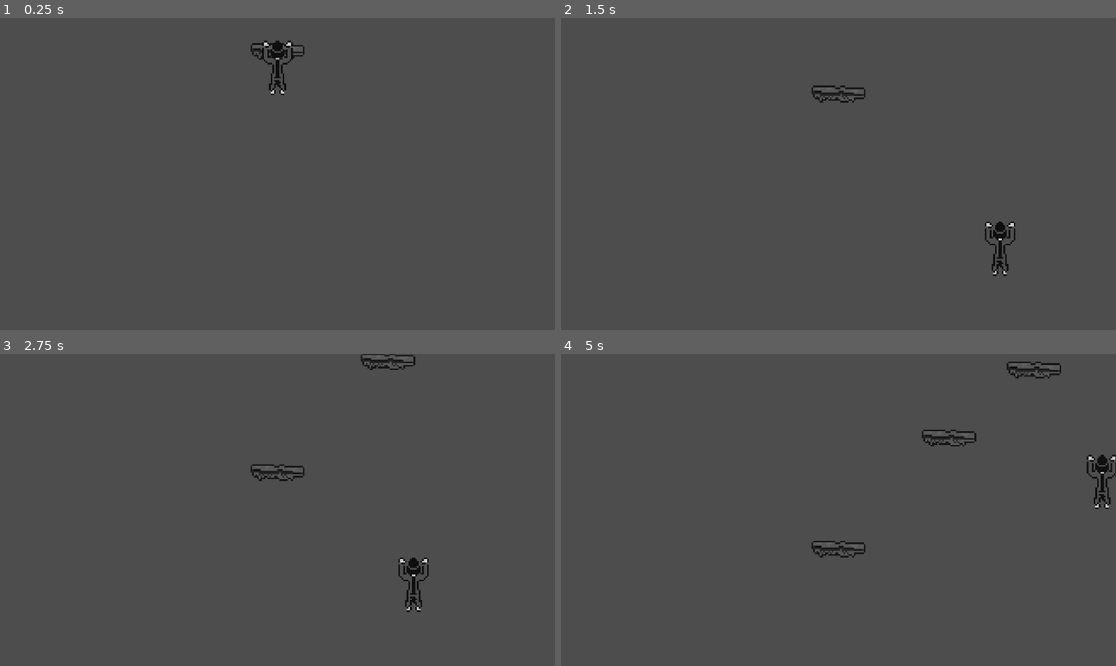
Above: before the commit, frames 1-4 (two rows, left to right).
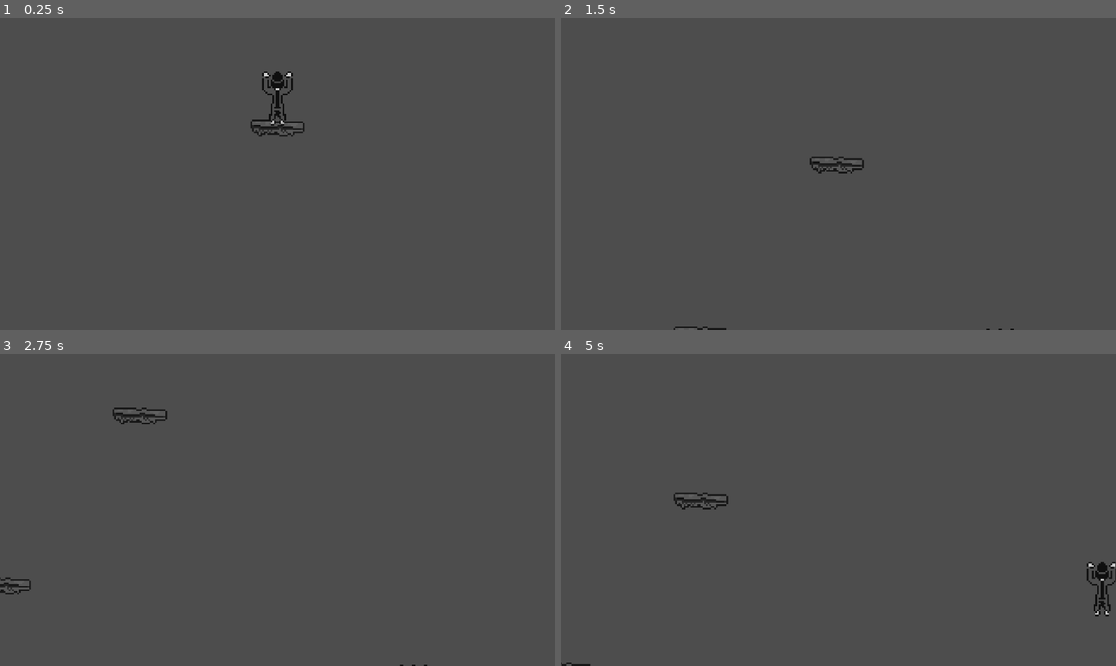
Above: after the commit, the same moments.

Repository: TheStrikkerTB/Game-jam-1bit
Game: Godot game, scene res://scenes/game.tscn
Same seed, same stepped clock (60 frames per second), same inputs: the game is played once before the commit and once after it.
Inputs:
- Up to frame 1 (0.25 s): no input
- Up to frame 2 (1.5 s): tap Enter (ui_accept) at 0.5, 0.77 s; hold Right (ui_right) from 0.53 s (still down)
- Up to frame 3 (2.75 s): tap Enter (ui_accept) at 1.52 s; release Right (ui_right) at 2.03 s; hold Left (ui_left) from 2.03 s (still down)
- Up to frame 4 (5 s): release Left (ui_left) at 2.78 s; hold Right (ui_right) 2.78-4.28 s; tap Enter (ui_accept) at 3.02, 3.77, 4.52 s; hold Left (ui_left) from 4.28 s (still down)

The runs differ from the first frame. In frame 1, 0.9% of the frame differs, in the area x 45-55%, y 7-38%; in frame 2, 0.9%; in frame 3, 1.2%; in frame 4, 1.7%, in the area x 0-100%, y 2-100%.

Commit message:
Platforms created relative to lastPlatform

Diff:
--- a/project.godot
+++ b/project.godot
@@ -10,7 +10,7 @@
 
 [application]
 
-config/name="Boulevaris"
+config/name="BoulevarisDoGit"
 run/main_scene="res://scenes/game.tscn"
 config/features=PackedStringArray("4.3", "GL Compatibility")
 config/icon="res://icon.svg"
--- a/scenes/game.tscn
+++ b/scenes/game.tscn
@@ -25,5 +25,5 @@
 [node name="TestFloor" type="StaticBody2D" parent="."]
 
 [node name="CollisionShape2D" type="CollisionShape2D" parent="TestFloor"]
-position = Vector2(0, -20)
+position = Vector2(1, 43)
 shape = SubResource("WorldBoundaryShape2D_jbfcp")
--- a/scripts/platform.gd
+++ b/scripts/platform.gd
@@ -1,6 +1,6 @@
 extends Node
 
-@onready var platformSpeed = 20
+@onready var platformSpeed = 200
 @onready var direction = Vector2(0,1)
 @onready var platform = self
 
--- a/scripts/platformGenerator.gd
+++ b/scripts/platformGenerator.gd
@@ -3,16 +3,17 @@
 @onready var game = get_parent()
 @onready var timer = Timer.new()
 
-#OBS:instead of playerPosX(temporary) use last platformPosX, this is temporary.
 
 var y = -140 # Height which will be spawned
 var gap = 80 # Jump gap
 var playerPosX
+var lastPlatform
+var isFirstPlatformCreated = false # Flag for the first platform
 
 # Called when the node enters the scene tree for the first time.
 func _ready():
 	add_child(timer)
-	timer.wait_time = 2
+	timer.wait_time = 0.5
 	timer.start()
 
 	timer.connect("timeout", Callable(self, "generatePlatforms"))
@@ -21,28 +22,38 @@
 func _process(_delta):
 	playerPosX = int(game.get_node("Player").position.x - 1)
 
-func generatePlatforms(): # Generate platforms relative to the player position.
+func generatePlatforms(): # Generate platforms relative to platfrom/player position.
 	var x
+	var plusOrMinus = gap if randi() % 2 == 0 else -gap
 
-	if playerPosX >= 120:
-		x = playerPosX - gap
+	if isFirstPlatformCreated == false:
+		isFirstPlatformCreated = true
+		x = playerPosX +(plusOrMinus)
 		createPlatform(x,y)
 		return
-	elif playerPosX <= -120:
-		x = playerPosX + gap
+	if lastPlatform.position.x >= 110:
+		x = lastPlatform.position.x - gap
+		createPlatform(x,y)
+		return
+	elif lastPlatform.position.x <= -110:
+		x = lastPlatform.position.x + gap
 		createPlatform(x,y)
 		return
 
-	var plusOrMinus = gap if randi() % 2 == 0 else -gap
-	print(plusOrMinus)
-	x = playerPosX +(plusOrMinus)
+	#print(plusOrMinus)
+	x = lastPlatform.position.x +(plusOrMinus)
 	createPlatform(x,y)
+	print(x)
 
 
 func createPlatform(x,y):
 	var scene = preload("res://scenes/plataform.tscn")
 	var obj = scene.instantiate()
+	lastPlatform = obj
 
 	obj.position = Vector2(x, y)
 	game.add_child(obj)
 	return obj
+
+func deletePlatform(platform):
+	pass
